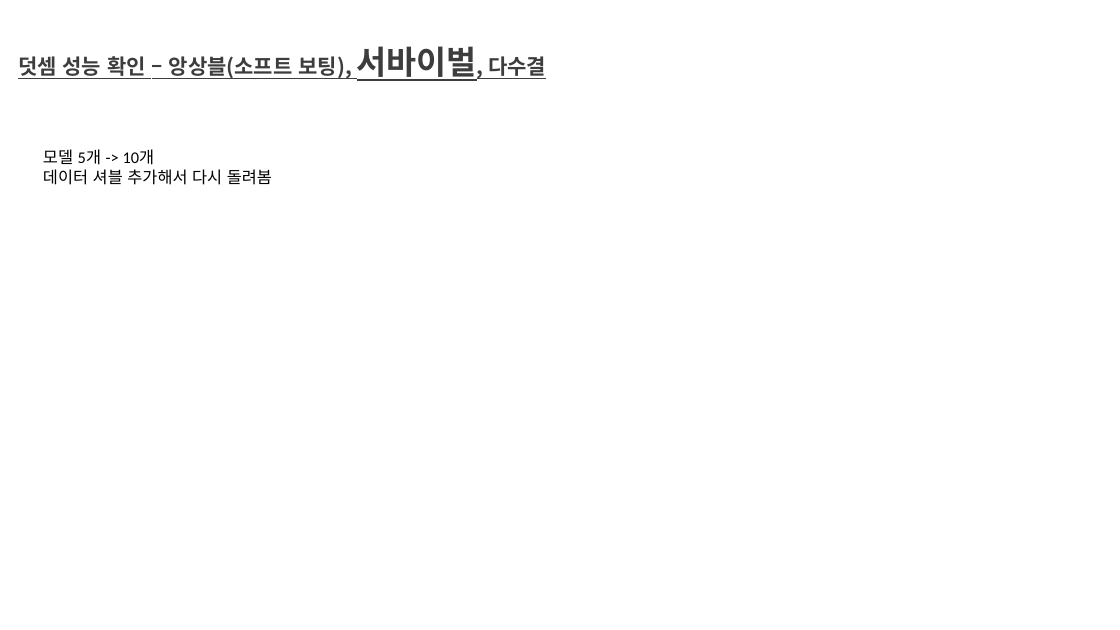
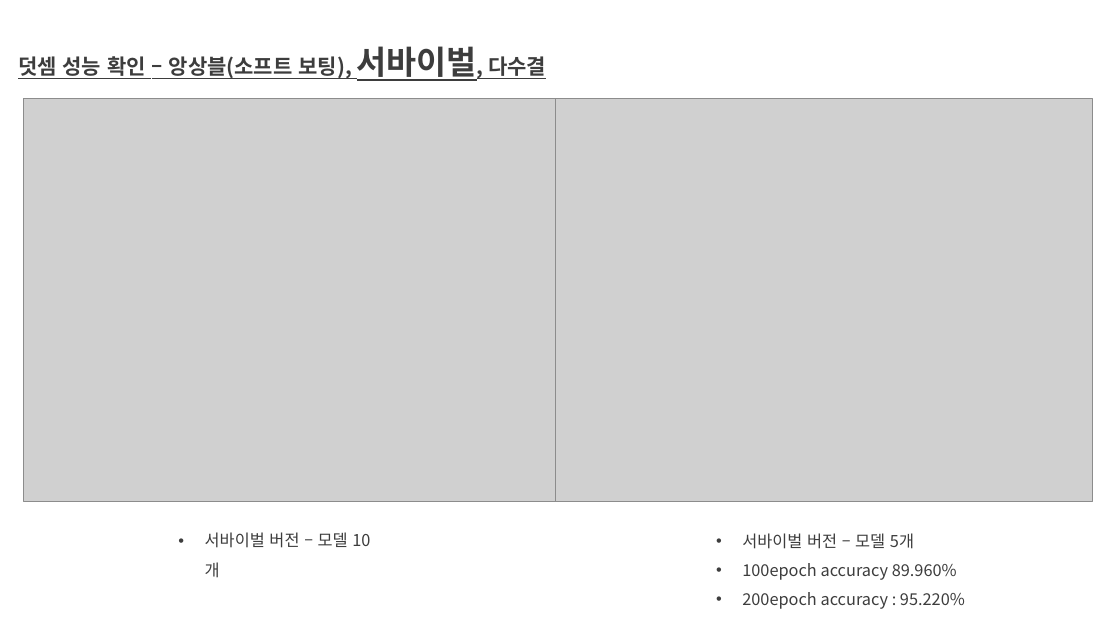
Before and after one commit to aaajeong/Time-Step-Ensemble-in-Arithmetic, a slide deck: slide 14 of 개인미팅준비.pptx (slide 15 before the commit). Drawn at 1120x630 pixels with LibreOffice and Linux fonts; fonts in the diff are those of the drawing; grey boxes stand for pictures. Boxes give left, top, right and bottom in pixels: in the first picture for what was removed or moved away, otherwise in the second. Text is boxed around its words. In the diff, an @@ line names an element or a change of style, - is before the commit and + after.

Commit message:
앙상블/서바이벌/다수결 버전 모델 성능 평가 정리

```diff
--- a/개인미팅준비.pptx
+++ b/개인미팅준비.pptx
@@ picture added at (24,99,560,502) @@
@@ picture added at (556,99,1093,502) @@
@@ text removed at (43,149,272,185) @@
-모델 5개 -> 10개
-데이터 셔블 추가해서 다시 돌려봄
@@ text added at (205,532,348,548), 14 pt, text #3D3D3D @@
+  • 서바이벌 버전 – 모델 10개
@@ text added at (742,533,965,609), 14 pt, text #3D3D3D @@
+  • 서바이벌 버전 – 모델 5개
+  • 100epoch accuracy 89.960%
+  • 200epoch accuracy : 95.220%
```
Also in this commit, not shown: 2 other slides changed, 2 slides added, 13 other files.
